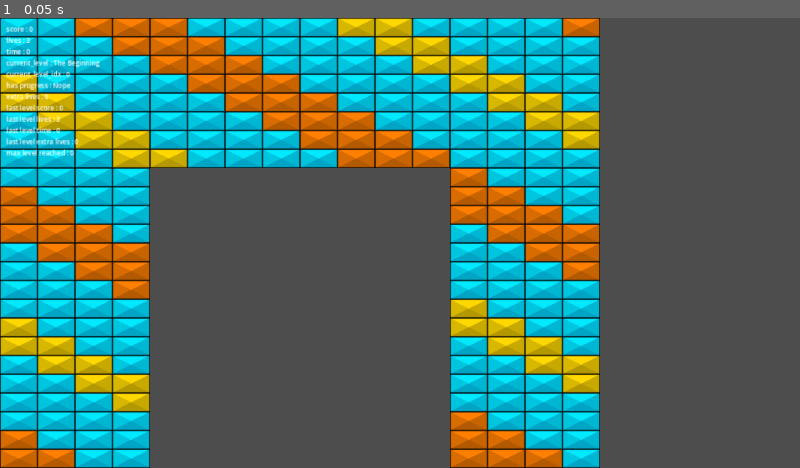
Above: before the commit, frame 1.
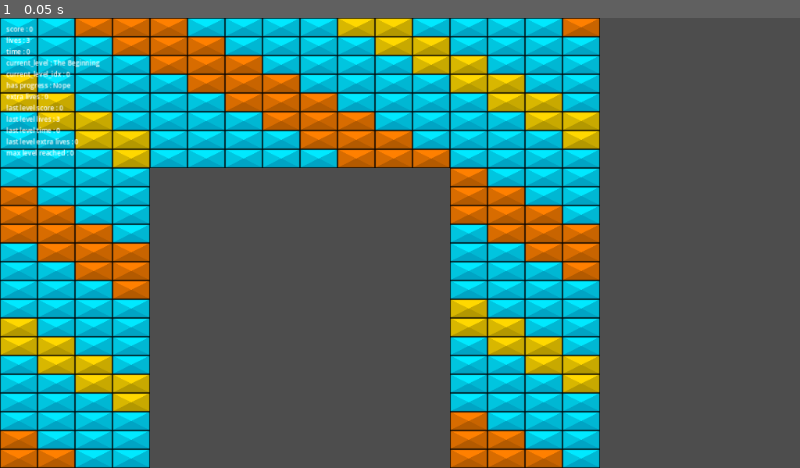
Above: after the commit, the same moment.

Repository: O-39889/brickout
Game: Godot game, scene res://scenes/level_components/title_screen_layouts/01.tscn
Two runs of this game, one before a commit and one after it. Both use one fixed random seed, a clock stepped at 60 frames per second and the inputs below. This scene is started directly instead of the project's main scene.
Inputs:
- Up to frame 1 (0.05 s): no input

The runs differ from the first frame. In frame 1, 0.2% of the frame differs, in the area x 18-24%, y 29-34%.

Commit message:
Remov overlapping bricks from title screen layout # 1

Diff:
--- a/scenes/level_components/title_screen_layouts/01.tscn
+++ b/scenes/level_components/title_screen_layouts/01.tscn
@@ -181,6 +181,9 @@
 [node name="Brick61" parent="Cyan" instance=ExtResource("2_uudh5")]
 position = Vector2(1125, 203)
 
+[node name="Brick91" parent="Cyan" instance=ExtResource("2_uudh5")]
+position = Vector2(225, 338)
+
 [node name="Brick62" parent="Cyan" instance=ExtResource("2_uudh5")]
 position = Vector2(1125, 248)
 
@@ -434,7 +437,7 @@
 position = Vector2(315, 518)
 
 [node name="Brick13" parent="Cyan" instance=ExtResource("2_uudh5")]
-position = Vector2(225, 338)
+position = Vector2(405, 338)
 
 [node name="Brick14" parent="Cyan" instance=ExtResource("2_uudh5")]
 position = Vector2(225, 383)
@@ -781,15 +784,11 @@
 color = 3
 
 [node name="Brick14" parent="Pink" instance=ExtResource("2_uudh5")]
+position = Vector2(-1.85138, 369.425)
+color = 3
+
+[node name="Brick15" parent="Pink" instance=ExtResource("2_uudh5")]
 position = Vector2(-1.85138, 414.425)
-color = 3
-
-[node name="Brick27" parent="Pink" instance=ExtResource("2_uudh5")]
-position = Vector2(-1.85138, 369.425)
-color = 3
-
-[node name="Brick15" parent="Pink" instance=ExtResource("2_uudh5")]
-position = Vector2(88.1486, 414.425)
 color = 3
 
 [node name="Brick16" parent="Pink" instance=ExtResource("2_uudh5")]
@@ -797,27 +796,23 @@
 color = 3
 
 [node name="Brick17" parent="Pink" instance=ExtResource("2_uudh5")]
-position = Vector2(178.149, 504.425)
-color = 7
+position = Vector2(88.1486, 414.425)
+color = 3
 
 [node name="Brick18" parent="Pink" instance=ExtResource("2_uudh5")]
-position = Vector2(178.149, 459.425)
-color = 7
-
-[node name="Brick23" parent="Pink" instance=ExtResource("2_uudh5")]
-position = Vector2(268.149, 549.425)
-color = 7
-
-[node name="Brick24" parent="Pink" instance=ExtResource("2_uudh5")]
-position = Vector2(268.149, 504.425)
-color = 7
-
-[node name="Brick28" parent="Pink" instance=ExtResource("2_uudh5")]
-position = Vector2(178.149, 504.425)
-color = 3
-
-[node name="Brick29" parent="Pink" instance=ExtResource("2_uudh5")]
-position = Vector2(178.149, 459.425)
+position = Vector2(178.15, 504.425)
+color = 3
+
+[node name="Brick19" parent="Pink" instance=ExtResource("2_uudh5")]
+position = Vector2(178.15, 459.425)
+color = 3
+
+[node name="Brick20" parent="Pink" instance=ExtResource("2_uudh5")]
+position = Vector2(268.15, 549.425)
+color = 3
+
+[node name="Brick21" parent="Pink" instance=ExtResource("2_uudh5")]
+position = Vector2(268.15, 504.425)
 color = 3
 
 [node name="Brick48" parent="Pink" instance=ExtResource("2_uudh5")]
@@ -882,18 +877,6 @@
 
 [node name="Brick63" parent="Pink" instance=ExtResource("2_uudh5")]
 position = Vector2(268.149, 1089.43)
-color = 3
-
-[node name="Brick34" parent="Pink" instance=ExtResource("2_uudh5")]
-position = Vector2(268.149, 549.425)
-color = 3
-
-[node name="Brick35" parent="Pink" instance=ExtResource("2_uudh5")]
-position = Vector2(268.149, 504.425)
-color = 3
-
-[node name="Brick37" parent="Pink" instance=ExtResource("2_uudh5")]
-position = Vector2(358.149, 549.425)
 color = 3
 
 [node name="ReferenceRect" type="ReferenceRect" parent="."]
